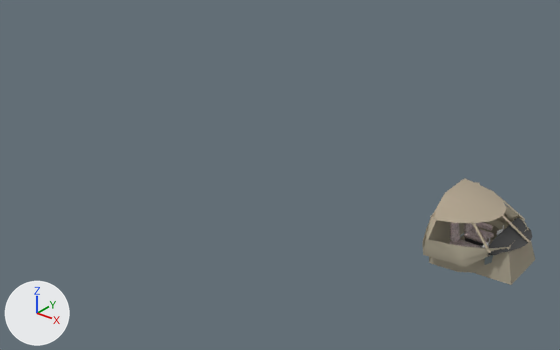
The glTF model crj2/cockpit.glb, before and after one commit.
Rendered twice from a 50 mm lens placed at (15.45, -14.57, 9.58), pointed at (3.52, 0.34, 0.33). The lights are fixed; the arrows at lower left show +X, +Y and +Z. The picture after the commit comes second. Vertices at exactly the same position are counted once.

In view in the first picture: 'body'.
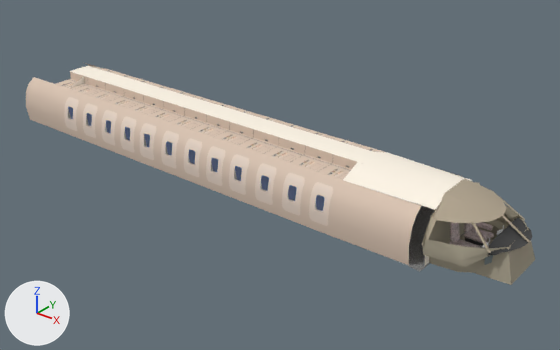
Boxes [x1, y1, x2, y2] around the edits, measured in the pictures (560 x 350 px):
'body', reshaped (351% wider, 107% taller): before [423, 178, 535, 285]; after [26, 62, 535, 285]
part 1 of me_body, added: after [26, 62, 470, 272]

Edits to the bpy script that builds the scene:
```text
Add img_wall_webp:
    img_wall_webp = load_image('wall.webp', 'ctex/wall.webp', 512, 512, 'sRGB')
Add img_ceiling_webp:
    img_ceiling_webp = load_image('ceiling.webp', 'ctex/ceiling.webp', 1024, 1024, 'sRGB')
Add img_floor_webp:
    img_floor_webp = load_image('floor.webp', 'ctex/floor.webp', 512, 512, 'sRGB')
Add mat_mat_001:
    mat_mat_001 = principled_material('mat.001')
    mat_mat_001.base_color = (1.0, 1.0, 1.0)  # white #ffffff
    mat_mat_001.roughness = 1.0
Add mat_wall_png:
    mat_wall_png = bpy.data.materials.new('wall.png')
    # uses the picture img_wall_webp
Add mat_ceiling_png:
    mat_ceiling_png = bpy.data.materials.new('ceiling.png')
    # uses the picture img_ceiling_webp
Add mat_floor_png:
    mat_floor_png = bpy.data.materials.new('floor.png')
    # uses the picture img_floor_webp
Change me_body:
    used by ob_body; location = (0.0, 0.0, 0.0)
    remove me_body.from_pydata(...)  # 2658 vertices, 3151 faces; spans x 8.77..10.66, y -1.36..1.36, z 0.24..1.8
    add me_body.from_pydata(...)  # 4754 vertices, 4893 faces; spans x -5.47..10.66, y -1.42..1.46, z 0.21..1.84
    me_body part 1: 2096 vertices added at x -5.47..8.84, y -1.42..1.46, z 0.21..1.84
    add me_body.materials.append(mat_mat)  # blue #98aede
    add me_body.materials.append(mat_mat_001)  # white #ffffff
    add me_body.materials.append(mat_ceiling_png)
    add me_body.materials.append(mat_floor_png)
    add me_body.materials.append(mat_wall_png)
```
